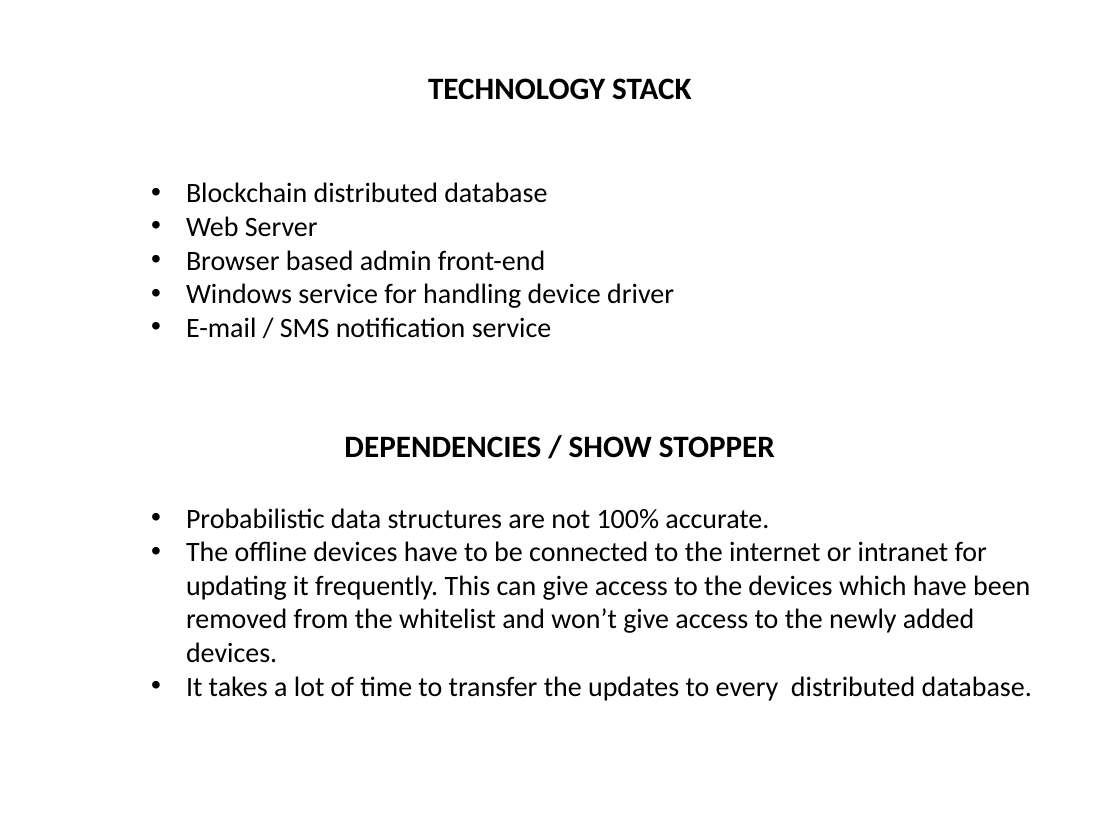
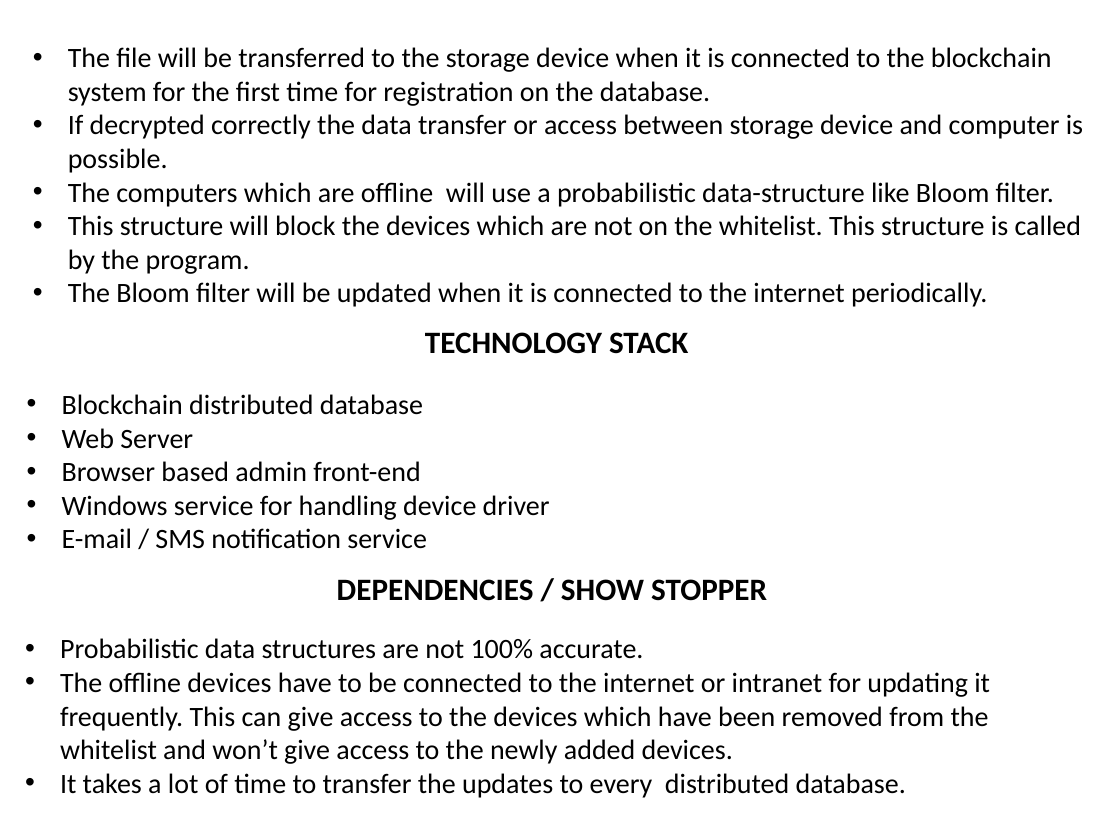
Before and after one commit to Dashree/sih2018, a slide deck: slide 2 of Gov_templates/USB_whitelist.pptx (slide 3 before the commit). Drawn at 1120x840 pixels with LibreOffice and Linux fonts; fonts in the diff are those of the drawing. Boxes give left, top, right and bottom in pixels: in the first picture for what was removed or moved away, otherwise in the second. Text is boxed around its words. In the diff, an @@ line names an element or a change of style, - is before the commit and + after.

```diff
--- a/Gov_templates/USB_whitelist.pptx
+++ b/Gov_templates/USB_whitelist.pptx
@@ text added at [68,47,1083,307], 18 pt, text #000000 @@
+• The file will be transferred to the storage device when it is connected to the blockchain system for the first time for registration on the database.
+• If decrypted correctly the data transfer or access between storage device and computer is possible.
+• The computers which are offline will use a probabilistic data-structure like Bloom filter.
+• This structure will block the devices which are not on the whitelist. This structure is called by the program.
+• The Bloom filter will be updated when it is connected to the internet periodically.
@@ text "TECHNOLOGY STACK": place and size @@
-text "TECHNOLOGY STACK" at [428,78,691,100]
+text "TECHNOLOGY STACK" at [425,332,688,354]
@@ text "TECHNOLOGY STACK" at [425,332,688,354]: vertical alignment middle to top @@
@@ text "Blockchain distributed database": place and size @@
-text "Blockchain distributed database" at [186,182,674,338]
+text "Blockchain distributed database" at [62,394,550,549]
@@ text "DEPENDENCIES / SHOW STOPPER": place and size @@
-text "DEPENDENCIES / SHOW STOPPER" at [344,436,775,458]
+text "DEPENDENCIES / SHOW STOPPER" at [337,579,767,601]
@@ text "Probabilistic data structures are not ..." rewrapped from [186,508,1032,701] to [60,638,990,798] @@
```
Also in this commit, not shown: 1 other slide changed, 1 slide added, 1 slide removed.
